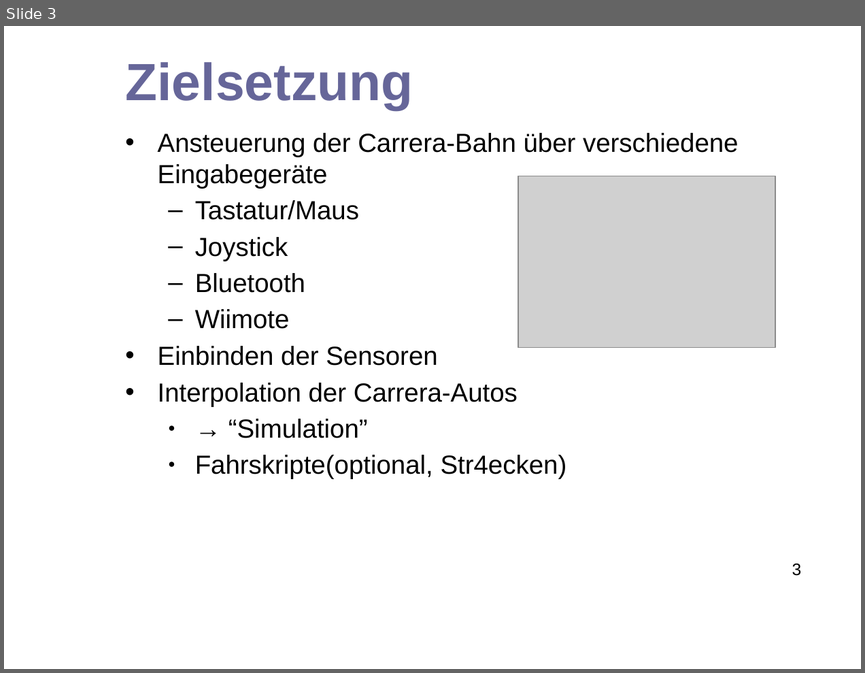
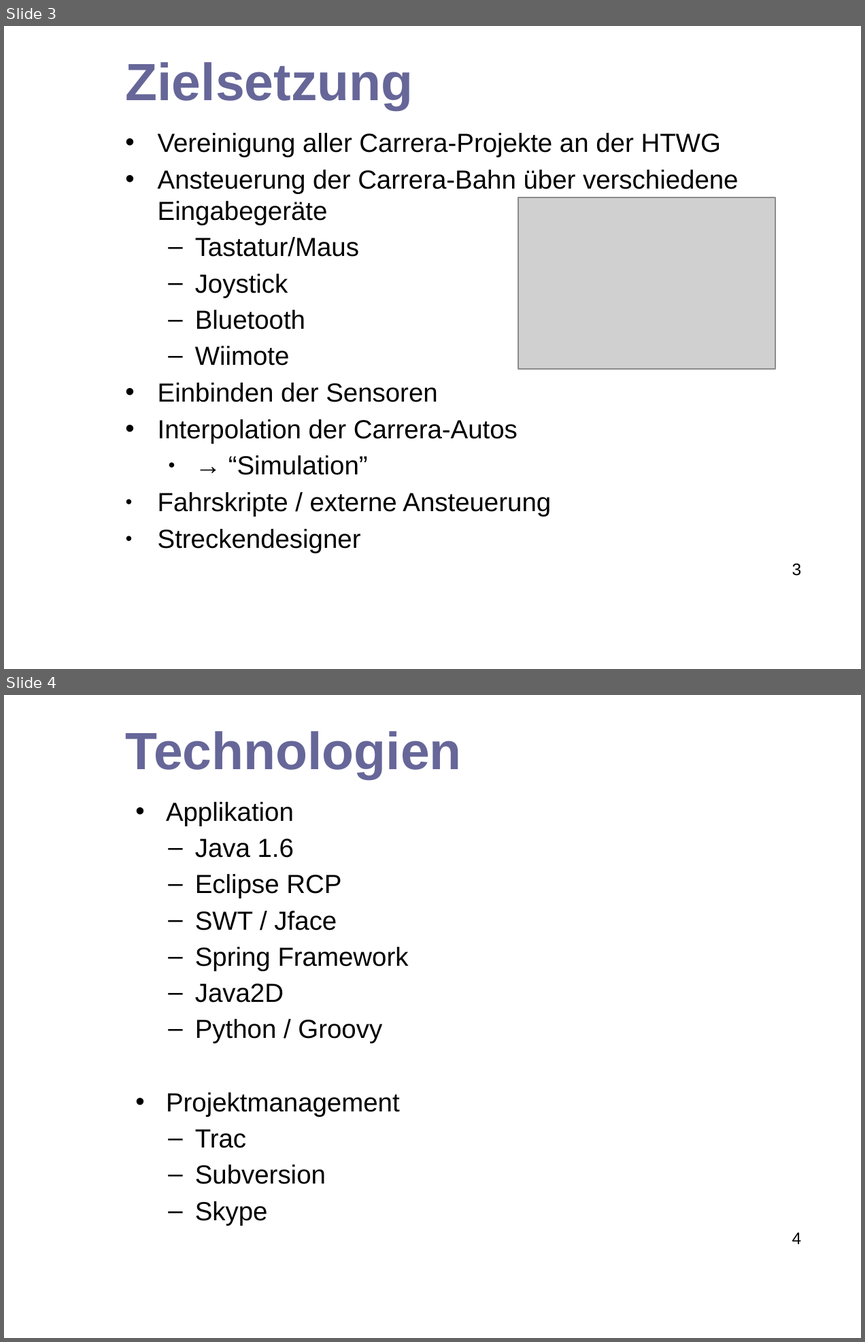
Before and after one commit to hheimbuerger/jacavi, a slide deck: docs/presentation documents/Abschlusspräsentation_JaCaVi.odp. Shown one above the other, each under a label of ours: slide 3 before the commit, slides 3 and 4 after it. The pictures are 865x673 and 865x1342 pixels, drawn with LibreOffice and Linux fonts; fonts in the diff are those of the drawing; grey boxes stand for pictures; background and template pictures are left out. Boxes give left, top, right and bottom in pixels: in the first picture for what was removed or moved away, otherwise in the second. Text is boxed around its words. In the diff, an @@ line names an element or a change of style, - is before the commit and + after.

```diff
--- a/docs/presentation documents/Abschlusspräsentation_JaCaVi.odp
+++ b/docs/presentation documents/Abschlusspräsentation_JaCaVi.odp
@@ slide 4 added at (4, 695, 861, 1338), background picture (left out) @@
@@ title added at (126, 731, 462, 779), 44 pt, text #666699, bold @@
+Technologien
@@ text added at (166, 802, 409, 1225), 22 pt, text #000000 @@
+• Applikation
+  – Java 1.6
+  – Eclipse RCP
+  – SWT / Jface
+  – Spring Framework
+  – Java2D
+  – Python / Groovy
+• Projektmanagement
+  – Trac
+  – Subversion
+  – Skype
@@ page number added at (792, 1232, 802, 1244), 14 pt, text #000000 @@
+4
@@ slide 3 changed as well @@
@@ text at (158, 133, 721, 157): paragraph added @@
+• Vereinigung aller Carrera-Projekte an der HTWG
@@ picture: place and size @@
-picture at (518, 176, 775, 347)
+picture at (518, 197, 775, 369)
@@ text at (158, 492, 551, 553): text changed @@
-  ● Fahrskripte(optional, Str4ecken)
+● Fahrskripte / externe Ansteuerung
+● Streckendesigner
```
Also in this commit, not shown: 4 other slides changed, 6 other slides added, 1 slide removed.
